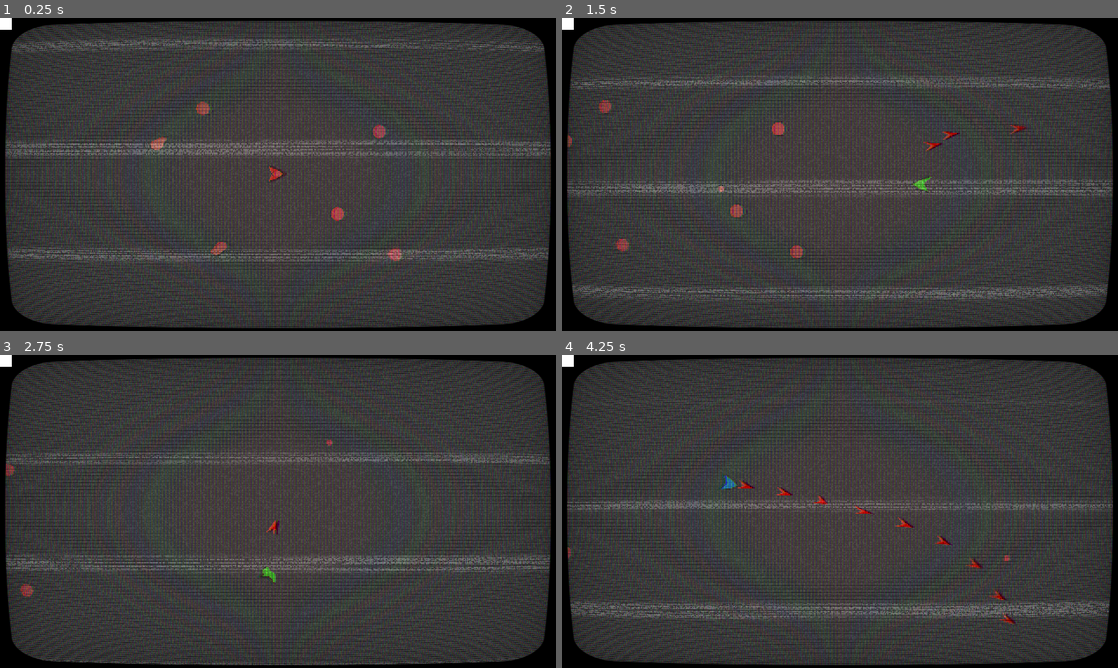
Above: before the commit, frames 1-4 (two rows, left to right).
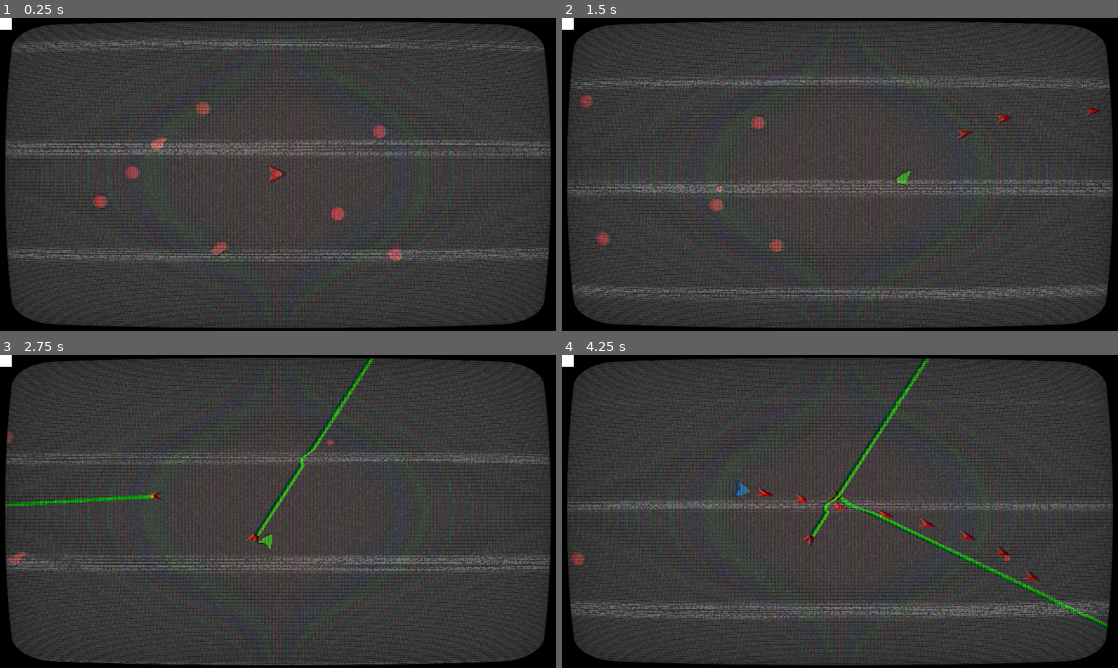
Above: after the commit, the same moments.

Repository: Tzeryushi/Blessed-Mode
Game: Godot game, scene res://Scenes/Main.tscn
The game is run twice, just before and just after one commit, with the same random seed, the same clock (stepped at 60 frames per second) and the same inputs.
Inputs (mouse positions are in pixels of both pictures, inside the frame that each line leads up to):
- Up to frame 1 (0.25 s): no input
- Up to frame 2 (1.5 s): move the mouse to (962, 158) at 0.52 s; press the mouse at (962, 158) at 0.53 s; hold D (move_right) 0.53-1.28 s; move the mouse to (728, 190) at 1.27 s; release the mouse at (728, 190) at 1.28 s; hold S (move_down) from 1.28 s (still down); tap Shift (shift_mode) at 1.35 s
- Up to frame 3 (2.75 s): click (166, 527) at 1.55 s; move the mouse to (333, 442) at 2.02 s; release S (move_down) at 2.03 s; press the mouse at (333, 442) at 2.03 s; hold D (move_right) from 2.03 s (still down)
- Up to frame 4 (4.25 s): move the mouse to (812, 574) at 2.77 s; release D (move_right) at 2.78 s; release the mouse at (812, 574) at 2.78 s; hold W (move_up) 2.78-3.53 s; click (812, 574) at 2.85 s; move the mouse to (1006, 558) at 3.52 s; press the mouse at (1006, 558) at 3.53 s; hold A (move_left) from 3.53 s (still down); tap Shift (shift_mode) at 3.6 s

The runs differ from the first frame. In frame 1, 0.2% of the frame differs, in the area x 16-26%, y 47-62%; in frame 2, 1.3%; in frame 3, 1.5%; in frame 4, 2.4%, in the area x 1-99%, y 1-88%.

Commit message:
green laser, health, mode color operations

Diff:
--- a/Entities/Bullets/BaseBullet.gd
+++ b/Entities/Bullets/BaseBullet.gd
@@ -1,11 +1,15 @@
 class_name BaseBullet
 extends Node2D
 
+@export var trail : Line2D
+
+@export_category("Bullet Attributes")
 @export var damage : int = 1
 @export var speed : float = 700.0
 @export var top_speed : float = 700.0
 @export var acceleration : float = 5.0
 
+@export_category("Timer Attributes")
 @export var life_timer : Timer
 @export var lifetime : float = 2.0
 
@@ -16,15 +20,15 @@
 func _ready():
 	life_timer.wait_time = lifetime
 	life_timer.start()
-func _process(_delta) -> void:
+func _physics_process(_delta) -> void:
 	speed = minf(speed + (acceleration), top_speed)
-func _physics_process(_delta) -> void:
 	global_position += direction * speed * _delta
 	rotation = direction.angle()
 
 func spawn(_position:Vector2, _direction:Vector2) -> void:
 	global_position = _position
 	direction = _direction.normalized()
+	rotation = direction.angle()
 
 func destroy() -> void:
 	queue_free()
--- a/Entities/Bullets/BaseBullet.tscn
+++ b/Entities/Bullets/BaseBullet.tscn
@@ -2,10 +2,11 @@
 
 [ext_resource type="Script" path="res://Entities/Bullets/BaseBullet.gd" id="1_yv4m2"]
 
-[node name="BaseBullet" type="Area2D" node_paths=PackedStringArray("life_timer") groups=["bullet"]]
+[node name="BaseBullet" type="Area2D" node_paths=PackedStringArray("trail", "life_timer") groups=["bullet"]]
 collision_layer = 8
 collision_mask = 6
 script = ExtResource("1_yv4m2")
+trail = NodePath("Trail")
 speed = 1000.0
 top_speed = 1600.0
 acceleration = 10.0
--- /dev/null
+++ b/Entities/Bullets/PlayerBullets/GreenBullet.tscn
@@ -0,0 +1,18 @@
+[gd_scene load_steps=3 format=3 uid="uid://q570k1lo1j5p"]
+
+[ext_resource type="PackedScene" uid="uid://bfa3otr0r1esl" path="res://Entities/Bullets/BaseBullet.tscn" id="1_lgsf5"]
+[ext_resource type="Script" path="res://Entities/Bullets/PlayerBullets/GreenLaser.gd" id="2_0507a"]
+
+[node name="GreenLaser" node_paths=PackedStringArray("laser_cast") instance=ExtResource("1_lgsf5")]
+script = ExtResource("2_0507a")
+laser_cast = NodePath("LaserRayCast")
+laser_length = 2000.0
+
+[node name="Trail" parent="." index="2"]
+points = PackedVector2Array(0, 0, 72, 0)
+default_color = Color(0, 0.92549, 0, 1)
+
+[node name="LaserRayCast" type="RayCast2D" parent="." index="4"]
+enabled = false
+target_position = Vector2(150, 0)
+collision_mask = 6
--- /dev/null
+++ b/Entities/Bullets/PlayerBullets/GreenLaser.gd
@@ -0,0 +1,70 @@
+extends BaseBullet
+
+@export var laser_cast : RayCast2D
+@export var laser_length : float = 2000
+
+func _ready():
+	laser_cast.target_position.x = laser_length
+
+	#timer calulates laser fade time in this case
+	life_timer.wait_time = lifetime
+	life_timer.start()
+
+
+func _process(_delta) -> void:
+	#speed = minf(speed + (acceleration), top_speed)
+	pass
+func _physics_process(_delta) -> void:
+	#global_position += direction * speed * _delta
+	#rotation = direction.angle()
+	pass
+
+func spawn(_position:Vector2, _direction:Vector2) -> void:
+	trail.clear_points()
+	global_position = _position
+	direction = _direction.normalized()
+	rotation = direction.angle()
+
+	var collision_exception_array : Array
+	#laser_cast.enabled = true
+	laser_cast.force_raycast_update()
+	print(laser_cast.is_colliding())
+
+	#we scan the raycast and add exception to pierce if enemies are weak to the attack
+	while laser_cast.is_colliding():
+		var body = laser_cast.get_collider()
+		print(Globals.is_mode_color_effective(Globals.MODECOLOR.GREEN, body.get_mode_color()))
+		if body is BaseEnemy and Globals.is_mode_color_effective(Globals.MODECOLOR.GREEN, body.get_mode_color()):
+			collision_exception_array.append(body)
+			laser_cast.add_exception(body)
+		else:
+			break
+		laser_cast.force_raycast_update()
+
+	#current collision is the endpoint, though any collisions in the array must be handled as well
+	#draw the line to the end
+	trail.add_point(Vector2.ZERO)
+	print(laser_cast.get_collision_point())
+	if laser_cast.is_colliding():
+		trail.add_point(to_local(laser_cast.get_collision_point()))
+	else:
+		trail.add_point(Vector2.RIGHT*laser_length)
+
+	for enemy in collision_exception_array:
+		enemy.take_damage(damage)
+	if laser_cast.get_collider() is BaseEnemy:
+		laser_cast.get_collider().take_damage(damage)
+
+	#clean out exceptions - probably unnecessary
+	for body in collision_exception_array:
+		if body:
+			laser_cast.remove_exception(body)
+	laser_cast.enabled = false
+
+func destroy() -> void:
+	trail.clear_points()
+	queue_free()
+
+func _on_body_entered(body) -> void:
+	if body.is_in_group("enemy") and body is BaseEnemy:
+		body.take_damage(damage)
--- a/Entities/Bullets/PlayerBullets/RedBullet.tscn
+++ b/Entities/Bullets/PlayerBullets/RedBullet.tscn
@@ -3,3 +3,5 @@
 [ext_resource type="PackedScene" uid="uid://bfa3otr0r1esl" path="res://Entities/Bullets/BaseBullet.tscn" id="1_dme7n"]
 
 [node name="RedBullet" instance=ExtResource("1_dme7n")]
+speed = 1300.0
+top_speed = 2000.0
--- a/Entities/Flock/BaseEnemy.gd
+++ b/Entities/Flock/BaseEnemy.gd
@@ -1,8 +1,10 @@
 class_name BaseEnemy
 extends CharacterBody2D
 
-@export var health : float = 1.0
+@export var health : float = 1.0 : set = set_health, get = get_health
 @export var body_damage : float = 1.0
+
+@export var mode_color : Globals.MODECOLOR
 
 signal health_changed(value:int)
 
@@ -10,7 +12,7 @@
 	move_and_slide()
 
 func take_damage(damage:int) -> void:
-	set_health(health - damage)
+	set_health(get_health() - damage)
 	if health <= 0:
 		destruct()
 
@@ -22,3 +24,5 @@
 func set_health(value:int) -> void:
 	health = value
 	health_changed.emit(health)
+func get_mode_color() -> Globals.MODECOLOR:
+	return mode_color
--- a/Entities/Flock/BaseEnemy.tscn
+++ b/Entities/Flock/BaseEnemy.tscn
@@ -19,7 +19,7 @@
 
 [node name="BaseEnemy" type="CharacterBody2D" groups=["enemy"]]
 collision_layer = 2
-collision_mask = 0
+collision_mask = 4
 script = ExtResource("1_4nhy6")
 health = 3.0
 
--- a/Entities/Player/Player.gd
+++ b/Entities/Player/Player.gd
@@ -19,14 +19,13 @@
 @export var max_camera_length : float = 300.0
 
 @export_category("Ship Properties")
-@export var max_health : int = 10
+@export var max_health : int = 20
 
 #onreadies, pay attention to pathing
 @onready var sprite = $PlayerSprite
 @onready var health : float = max_health : get = get_health, set = set_health
 
 var current_ship_mode : ShipMode
-
 
 #flags
 var is_shooting : bool = false
@@ -72,6 +71,8 @@
 func shift_mode() -> void:
 	current_ship_mode = mode_manager.swap_ship_mode()
 func take_damage(damage:int=1) -> void:
+	health = get_health()-damage
+
 	Shake.set_camera(player_camera)
 	Shake.add_trauma(0.5)
 	pass
@@ -81,14 +82,19 @@
 func set_health(value:int) -> void:
 	health = value
 	health_changed.emit(health)
-
+func get_mode_color() -> Globals.MODECOLOR:
+	return current_ship_mode.mode_color
 
 func _on_hitbox_area_entered(area) -> void:
 	pass # Replace with function body.
 
-
 func _on_hitbox_body_entered(body) -> void:
-	print("ratling")
+	#we manage this from the player class for clarity, don't @ me
 	if body.is_in_group("enemy") and body is BaseEnemy:
-		take_damage(body.body_damage)
+		var damage_to_take : int = body.body_damage
+		match Globals.get_mode_color_effectiveness(body.get_mode_color(), get_mode_color()):
+			0: pass
+			1: damage_to_take = damage_to_take * 2
+			2: damage_to_take = max(int(damage_to_take/2), 1)
+		take_damage(damage_to_take)
 	pass # Replace with function body.
--- a/Entities/Player/Player.tscn
+++ b/Entities/Player/Player.tscn
@@ -9,8 +9,10 @@
 [ext_resource type="Script" path="res://Entities/Player/ModeManager.gd" id="6_absnu"]
 [ext_resource type="Script" path="res://Entities/Player/BlueMode.gd" id="7_qbroj"]
 [ext_resource type="Script" path="res://Entities/Player/GreenMode.gd" id="8_3rm7t"]
+[ext_resource type="PackedScene" uid="uid://cu8nfgjkwxb20" path="res://Entities/Bullets/PlayerBullets/RedBullet.tscn" id="8_beqr1"]
 [ext_resource type="PackedScene" uid="uid://bfa3otr0r1esl" path="res://Entities/Bullets/BaseBullet.tscn" id="8_efr0n"]
 [ext_resource type="SpriteFrames" uid="uid://blxt3ycyrxym1" path="res://Entities/Player/PlayerSprites/GreenSpriteFrames.tres" id="9_2ghl3"]
+[ext_resource type="PackedScene" uid="uid://q570k1lo1j5p" path="res://Entities/Bullets/PlayerBullets/GreenBullet.tscn" id="10_xeyoa"]
 [ext_resource type="SpriteFrames" uid="uid://d01oxu78mo703" path="res://Entities/Player/PlayerSprites/BlueSpriteFrames.tres" id="11_47w8v"]
 [ext_resource type="Script" path="res://Entities/Player/Reticle.gd" id="12_rg2be"]
 [ext_resource type="Texture2D" uid="uid://gwe475foxqna" path="res://Entities/Flock/FlockSprites/PlaceHolderEnemy.svg" id="13_unq7x"]
@@ -22,12 +24,14 @@
 radius = 13.0
 
 [node name="Player" type="CharacterBody2D" node_paths=PackedStringArray("state_manager", "mode_manager", "reticle", "player_camera") groups=["player"]]
+z_index = 5
 collision_mask = 4
 script = ExtResource("1_xoc56")
 state_manager = NodePath("StateManager")
 mode_manager = NodePath("ModeManager")
 reticle = NodePath("Reticle")
 player_camera = NodePath("PlayerCamera")
+cursor_ratio = 0.3
 
 [node name="Hitbox" type="Area2D" parent="."]
 collision_layer = 0
@@ -61,12 +65,13 @@
 swap_array = [NodePath("Red"), NodePath("Green"), NodePath("Blue")]
 swap_timer = NodePath("SwapTimer")
 
-[node name="Red" type="Node" parent="ModeManager" node_paths=PackedStringArray("shot_timer")]
+[node name="Red" type="Node" parent="ModeManager" node_paths=PackedStringArray("shot_timer") groups=["redmode"]]
 script = ExtResource("4_5e48n")
 acceleration = 70.0
 decceleration = 8.0
 max_movement_speed = 1100.0
-bullet_scene = ExtResource("8_efr0n")
+bullet_scene = ExtResource("8_beqr1")
+bullet_spawn_distance = 60.0
 shot_timer = NodePath("RedTimer")
 ship_sprites = ExtResource("2_x5h3b")
 mode_name = "Red"
@@ -75,26 +80,28 @@
 wait_time = 0.25
 one_shot = true
 
-[node name="Green" type="Node" parent="ModeManager" node_paths=PackedStringArray("shot_timer")]
+[node name="Green" type="Node" parent="ModeManager" node_paths=PackedStringArray("shot_timer") groups=["greenmode"]]
 script = ExtResource("8_3rm7t")
 acceleration = 15.0
 decceleration = 15.0
 max_movement_speed = 250.0
-bullet_scene = ExtResource("8_efr0n")
+bullet_scene = ExtResource("10_xeyoa")
 shot_timer = NodePath("GreenTimer")
 ship_sprites = ExtResource("9_2ghl3")
+mode_color = 1
 mode_name = "Green"
 
 [node name="GreenTimer" type="Timer" parent="ModeManager/Green"]
 one_shot = true
 
-[node name="Blue" type="Node" parent="ModeManager" node_paths=PackedStringArray("shot_timer")]
+[node name="Blue" type="Node" parent="ModeManager" node_paths=PackedStringArray("shot_timer") groups=["bluemode"]]
 script = ExtResource("7_qbroj")
 acceleration = 35.0
 decceleration = 15.0
 bullet_scene = ExtResource("8_efr0n")
 shot_timer = NodePath("BlueTimer")
 ship_sprites = ExtResource("11_47w8v")
+mode_color = 2
 mode_name = "Blue"
 
 [node name="BlueTimer" type="Timer" parent="ModeManager/Blue"]
@@ -106,6 +113,7 @@
 
 [node name="PlayerCamera" type="Camera2D" parent="."]
 position_smoothing_enabled = true
+position_smoothing_speed = 8.0
 
 [node name="Reticle" type="Node2D" parent="."]
 script = ExtResource("12_rg2be")
--- a/Entities/Player/ShipModes/ShipMode.gd
+++ b/Entities/Player/ShipModes/ShipMode.gd
@@ -16,8 +16,7 @@
 @export_category("Visuals")
 @export var ship_sprites : SpriteFrames
 
-
-
+@export var mode_color : Globals.MODECOLOR
 @export var mode_name : String = "Default Mode"
 #contains "prototype" functions for state-called actions
 
@@ -58,7 +57,7 @@
 	shot_timer.start()
 	#spawn bullet
 	var bullet : BaseBullet = bullet_scene.instantiate()
-	bullet.spawn(player.global_position, _mouse_location)
 	player.get_parent().add_child(bullet)
+	bullet.spawn(player.global_position+(_mouse_location.normalized()*bullet_spawn_distance), _mouse_location)
 func special_action(_direction:Vector2, _mouse_location:Vector2) -> void:
 	pass
--- /dev/null
+++ b/Globals/Globals.gd
@@ -0,0 +1,9 @@
+extends Node
+
+enum MODECOLOR {RED=0, GREEN=1, BLUE=2}
+
+func is_mode_color_effective(attacking_mode:MODECOLOR, defending_mode:MODECOLOR) -> bool:
+	return (defending_mode-attacking_mode)%3 == 1
+func get_mode_color_effectiveness(attacking_mode:MODECOLOR, defending_mode:MODECOLOR) -> int:
+	#0 is even, 1 is effective, 2 is ineffective
+	return (defending_mode-attacking_mode)%3
--- a/Scenes/Main.gd
+++ b/Scenes/Main.gd
@@ -4,4 +4,4 @@
 
 func _ready() -> void:
 	MainPort.main_subviewport = subviewport
-	print(MainPort.main_subviewport.get_visible_rect())
+	#print(MainPort.main_subviewport.get_visible_rect())
--- a/Scenes/TestScenes/testing_room.tscn
+++ b/Scenes/TestScenes/testing_room.tscn
@@ -11,6 +11,7 @@
 
 [node name="BaseEnemy" parent="." instance=ExtResource("3_3lnbx")]
 position = Vector2(-252, -226)
+mode_color = 2
 
 [node name="BaseEnemy2" parent="." instance=ExtResource("3_3lnbx")]
 position = Vector2(-189, 257)
@@ -26,3 +27,10 @@
 
 [node name="BaseEnemy6" parent="." instance=ExtResource("3_3lnbx")]
 position = Vector2(-391, -105)
+mode_color = 2
+
+[node name="BaseEnemy7" parent="." instance=ExtResource("3_3lnbx")]
+position = Vector2(-497, -4)
+
+[node name="BaseEnemy8" parent="." instance=ExtResource("3_3lnbx")]
+position = Vector2(-609, 96)
--- a/project.godot
+++ b/project.godot
@@ -19,6 +19,7 @@
 
 MainPort="*res://Globals/MainPort.gd"
 Shake="*res://Globals/Shake.gd"
+Globals="*res://Globals/Globals.gd"
 
 [display]
 
Not shown: 1 places in Entities/Player/Player.tscn that only renumber resources
